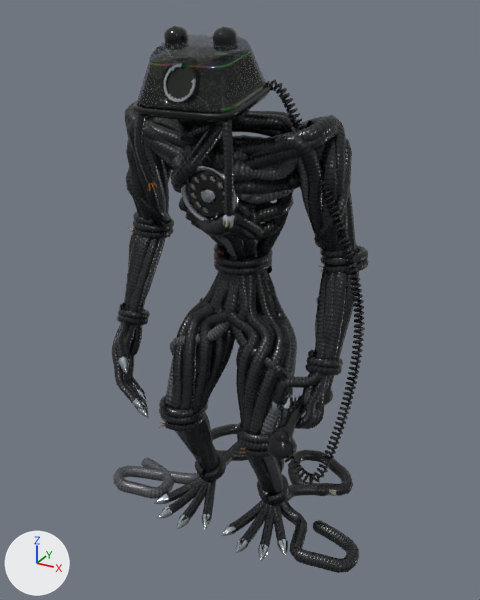
Renders of the Blender file art/receiver/receiver.blend from each side of a commit.
Both versions are drawn from a 50 mm lens placed at (1.32, -2.37, 2.34), pointed at (-0.01, 0.04, 1.13). The axes (+X, +Y, +Z) are drawn at lower left. The lights are the same throughout. The first picture is the older version.

The scene before the commit, as lines of its bpy script (objects in view):
```python
me_details = bpy.data.meshes.new('Details')
me_details.from_pydata(...)  # 2724 vertices, 1764 faces; spans x -0.58..0.46, y -0.41..0.53, z 0.0..1.74
me_details.polygons.foreach_set('use_smooth', [True] * 1764)
me_details.materials.append(mat_m_phone)
me_handsetcord = bpy.data.meshes.new('HandsetCord')
me_handsetcord.from_pydata(...)  # 2754 vertices, 2290 faces; spans x 0.167..0.668, y -0.479..-0.053, z 0.673..2.104
me_handsetcord.polygons.foreach_set('use_smooth', [True] * 2290)
me_handsetcord.materials.append(mat_m_phone)
me_leftfoot = bpy.data.meshes.new('LeftFoot')
me_leftfoot.from_pydata(...)  # 1095 vertices, 968 faces; spans x 0.051..0.681, y -0.264..0.573, z -0.002..0.177
me_leftfoot.polygons.foreach_set('use_smooth', [True] * 968)
me_leftfoot.materials.append(mat_m_cord)
me_rightfoot = bpy.data.meshes.new('RightFoot')
me_rightfoot.from_pydata(...)  # 1194 vertices, 1056 faces; spans x -0.688..-0.051, y -0.264..0.585, z -0.002..0.177
me_rightfoot.polygons.foreach_set('use_smooth', [True] * 1056)
me_rightfoot.materials.append(mat_m_cord)
ob_details = bpy.data.objects.new('Details', me_details)
ob_details.location = (0.0, 0.0, 0.0)
ob_handsetcord = bpy.data.objects.new('HandsetCord', me_handsetcord)
ob_handsetcord.location = (0.0, 0.0, 0.0)
ob_leftfoot = bpy.data.objects.new('LeftFoot', me_leftfoot)
ob_leftfoot.location = (0.0, 0.0, 0.0)
ob_rightfoot = bpy.data.objects.new('RightFoot', me_rightfoot)
ob_rightfoot.location = (0.0, 0.0, 0.0)
# also in view: 'Head' at (0.0, -0.25, 2.14); 'Dial' at (0.0, -0.21, 1.68); 'LeftLeg' at (0.11, -0.04, 0.7); 'Chest' at (0.0, -0.12, 1.77); 'RightLeg' at (-0.11, -0.04, 0.7)
```
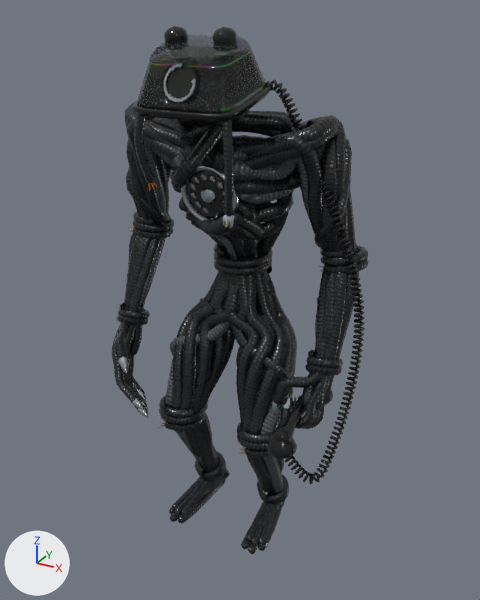
Edits to the bpy script that builds the scene:
```text
Change me_leftfoot:
    remove me_leftfoot.from_pydata(...)  # 1095 vertices, 968 faces; spans x 0.051..0.681, y -0.264..0.573, z -0.002..0.177
    add me_leftfoot.from_pydata(...)  # 997 vertices, 864 faces; spans x 0.13..0.272, y -0.272..0.175, z 0.0..0.177
    me_leftfoot part 1: the loose piece of 118 vertices spanning x 0.156..0.29, y -0.25..0.083, z -0.001..0.167 is rebuilt with 109 vertices and now spans x 0.171..0.263, y -0.219..0.08, z 0.019..0.177
    me_leftfoot part 2: the loose piece of 118 vertices spanning x 0.142..0.204, y -0.264..0.083, z -0.002..0.167 is rebuilt with 109 vertices and now spans x 0.149..0.205, y -0.226..0.077, z 0.018..0.177
    me_leftfoot part 3: the loose piece of 109 vertices spanning x 0.156..0.353, y -0.174..0.083, z -0.001..0.167 is rebuilt with 91 vertices and now spans x 0.146..0.235, y -0.142..0.093, z 0.006..0.159
    me_leftfoot part 4: a new loose piece of 136 vertices spanning x 0.131..0.199, y -0.262..0.144, z 0.0..0.067, in mat_m_cord
    me_leftfoot part 5: a new loose piece of 136 vertices spanning x 0.151..0.241, y -0.272..0.148, z 0.0..0.066, in mat_m_cord
    me_leftfoot part 6: a new loose piece of 127 vertices spanning x 0.166..0.272, y -0.233..0.149, z 0.0..0.067, in mat_m_cord
    me_leftfoot part 7: a new loose piece of 109 vertices spanning x 0.16..0.236, y -0.237..0.079, z 0.018..0.177, in mat_m_cord
    me_leftfoot part 8: 750 vertices removed from x 0.051..0.681, y -0.214..0.573, z -0.002..0.177
    other edits to the shape of me_leftfoot do not show in these pictures
Change me_rightfoot:
    remove me_rightfoot.from_pydata(...)  # 1194 vertices, 1056 faces; spans x -0.688..-0.051, y -0.264..0.585, z -0.002..0.177
    add me_rightfoot.from_pydata(...)  # 997 vertices, 864 faces; spans x -0.272..-0.13, y -0.272..0.175, z 0.0..0.177
    me_rightfoot part 9: the loose piece of 118 vertices spanning x -0.29..-0.156, y -0.25..0.083, z -0.001..0.167 is rebuilt with 109 vertices and now spans x -0.263..-0.171, y -0.219..0.08, z 0.019..0.177
    me_rightfoot part 10: the loose piece of 118 vertices spanning x -0.204..-0.142, y -0.264..0.083, z -0.002..0.167 is rebuilt with 109 vertices and now spans x -0.205..-0.149, y -0.226..0.077, z 0.018..0.177
    me_rightfoot part 11: the loose piece of 109 vertices spanning x -0.353..-0.156, y -0.174..0.083, z -0.001..0.167 is rebuilt with 91 vertices and now spans x -0.235..-0.146, y -0.142..0.093, z 0.006..0.159
    me_rightfoot part 12: a new loose piece of 136 vertices spanning x -0.199..-0.131, y -0.262..0.144, z 0.0..0.067, in mat_m_cord
    me_rightfoot part 13: a new loose piece of 136 vertices spanning x -0.241..-0.151, y -0.272..0.148, z 0.0..0.066, in mat_m_cord
    me_rightfoot part 14: a new loose piece of 109 vertices spanning x -0.236..-0.16, y -0.237..0.079, z 0.018..0.177, in mat_m_cord
    me_rightfoot part 15: a new loose piece of 90 vertices spanning x -0.198..-0.13, y -0.016..0.169, z 0.022..0.169, in mat_m_cord
    me_rightfoot part 16: 849 vertices removed from x -0.688..-0.051, y -0.214..0.585, z -0.001..0.177
    other edits to the shape of me_rightfoot do not show in these pictures
Change me_details:
    remove me_details.from_pydata(...)  # 2724 vertices, 1764 faces; spans x -0.58..0.46, y -0.41..0.53, z 0.0..1.74
    add me_details.from_pydata(...)  # 2055 vertices, 1283 faces; spans x -0.58..0.46, y -0.41..0.14, z 0.1..1.74
    me_details part 17: 16 loose pieces with 669 vertices, spanning x -0.37..0.42, y -0.31..0.53, z 0.0..0.06, are deleted
```

What differs and where, as boxes [x1, y1, x2, y2] in the pictures (480 x 600 px):
'LeftFoot', reshaped: before [232, 450, 359, 573]; after [241, 501, 285, 554]
'RightFoot', reshaped: before [113, 424, 248, 521]; after [169, 468, 230, 523]
'Details', reshaped (20% shorter): before [118, 182, 336, 561]; after [118, 182, 328, 486]
part 1 of me_leftfoot, rebuilt: before [260, 505, 274, 547]; after [258, 504, 277, 544]
part 2 of me_leftfoot, rebuilt (21% narrower): before [242, 503, 269, 544]; after [246, 501, 267, 542]
part 3 of me_leftfoot, rebuilt (mostly hidden afterwards): before [274, 504, 286, 542]; after [259, 504, 278, 525]
part 4 of me_leftfoot, added: after [241, 526, 251, 549]
part 5 of me_leftfoot, added (mostly hidden): after [248, 543, 259, 554]
part 6 of me_leftfoot, added: after [258, 501, 285, 551]
part 7 of me_leftfoot, added: after [251, 503, 271, 545]
part 8 of me_leftfoot, deleted: before [232, 450, 359, 573]
part 9 of me_rightfoot, rebuilt (14% narrower): before [169, 479, 204, 514]; after [172, 477, 202, 510]
part 10 of me_rightfoot, rebuilt: before [182, 481, 209, 521]; after [181, 480, 212, 514]
part 11 of me_rightfoot, rebuilt (mostly hidden afterwards): before [166, 476, 201, 502]; after [188, 481, 215, 497]
part 12 of me_rightfoot, added: after [178, 479, 226, 523]
part 13 of me_rightfoot, added (mostly hidden): after [170, 512, 181, 522]
part 14 of me_rightfoot, added: after [174, 479, 205, 514]
part 15 of me_rightfoot, added: after [211, 468, 230, 489]
part 16 of me_rightfoot, deleted: before [113, 424, 248, 516]
part 17 of me_details, deleted: before [153, 490, 336, 561]
